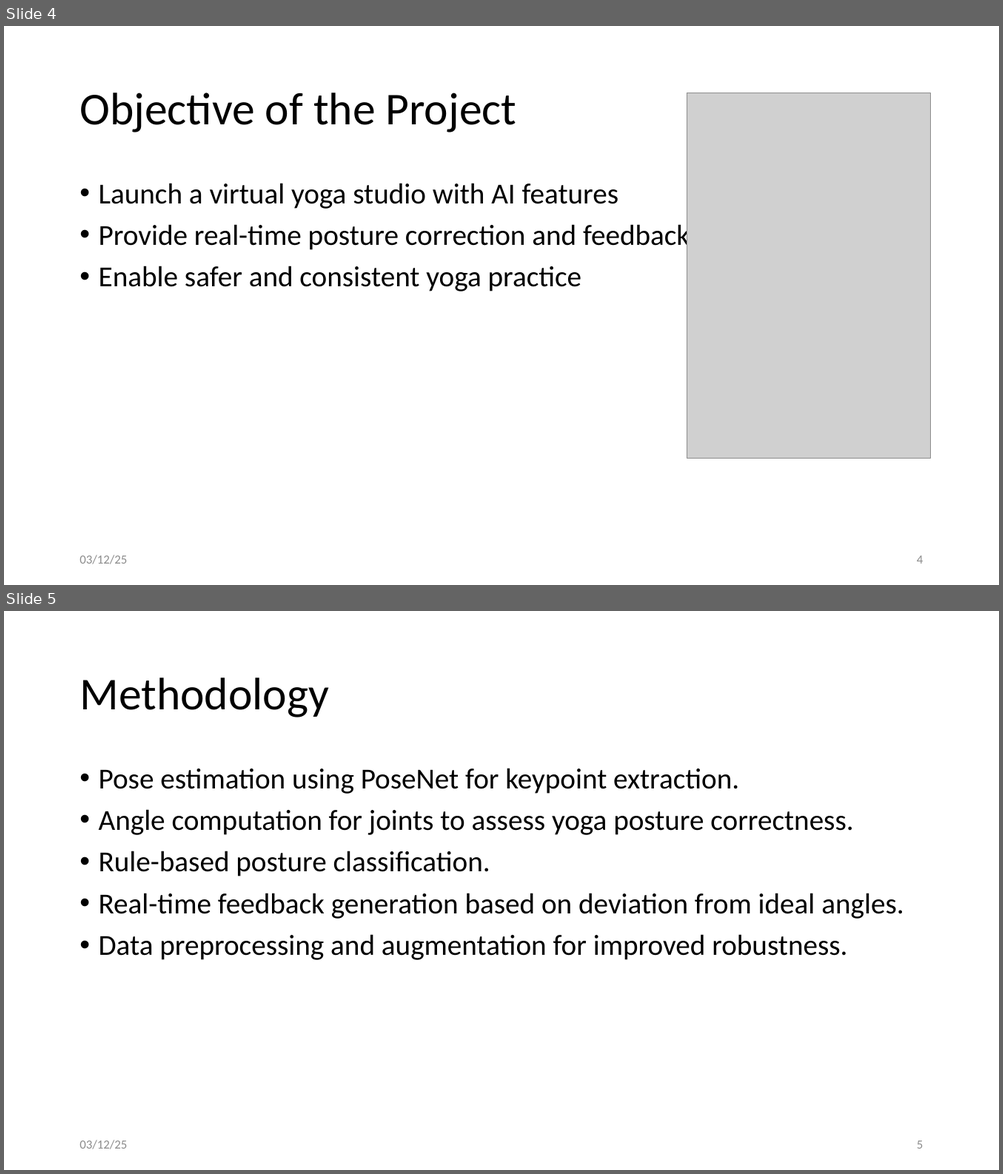
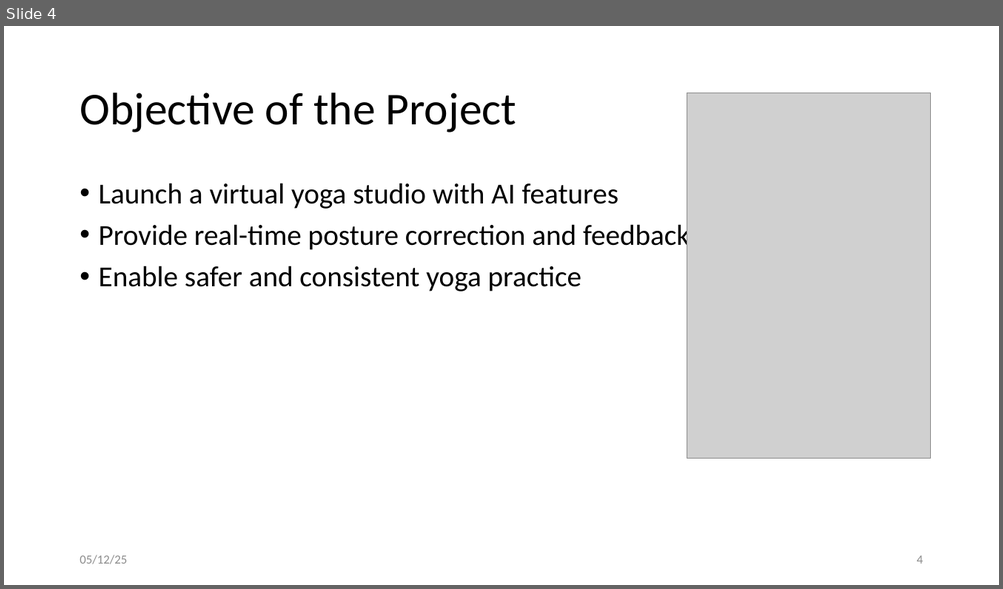
Before and after one commit to SaiSudhaV/VirtualYogaTrainer, a slide deck: docs/MT24AAC019_MiniProject_Evaluation3.pptx. Shown one above the other, each under a label of ours: slides 4 and 5 before the commit, slide 4 after it. The pictures are 1003x1174 and 1003x589 pixels, drawn with LibreOffice and Linux fonts; fonts in the diff are those of the drawing; grey boxes stand for pictures. Boxes give left, top, right and bottom in pixels: in the first picture for what was removed or moved away, otherwise in the second. Text is boxed around its words. In the diff, an @@ line names an element or a change of style, - is before the commit and + after.

```diff
--- a/docs/MT24AAC019_MiniProject_Evaluation3.pptx
+++ b/docs/MT24AAC019_MiniProject_Evaluation3.pptx
@@ slide 5 removed at bbox=[4, 611, 999, 1170], background #FFFFFF @@
@@ title removed at bbox=[79, 678, 329, 718] @@
-Methodology
@@ text removed at bbox=[99, 768, 903, 960] @@
-• Pose estimation using PoseNet for keypoint extraction.
-• Angle computation for joints to assess yoga posture correctness.
-• Rule-based posture classification.
-• Real-time feedback generation based on deviation from ideal angles.
-• Data preprocessing and augmentation for improved robustness.
@@ text removed at bbox=[79, 1140, 127, 1150] @@
-03/12/25
@@ page number removed at bbox=[916, 1141, 922, 1149] @@
-5
@@ slide 4 changed as well @@
@@ text at bbox=[79, 555, 127, 565]: text changed @@
-03/12/25
+05/12/25
```
Also in this commit, not shown: 8 other slides changed, 17 slides added, 13 other files.
